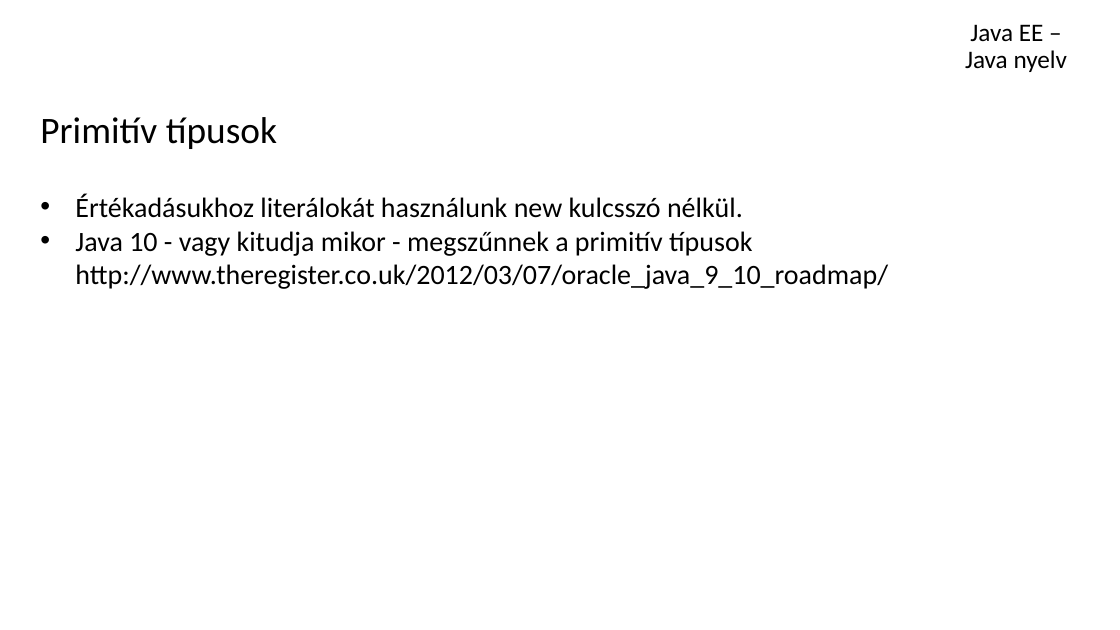
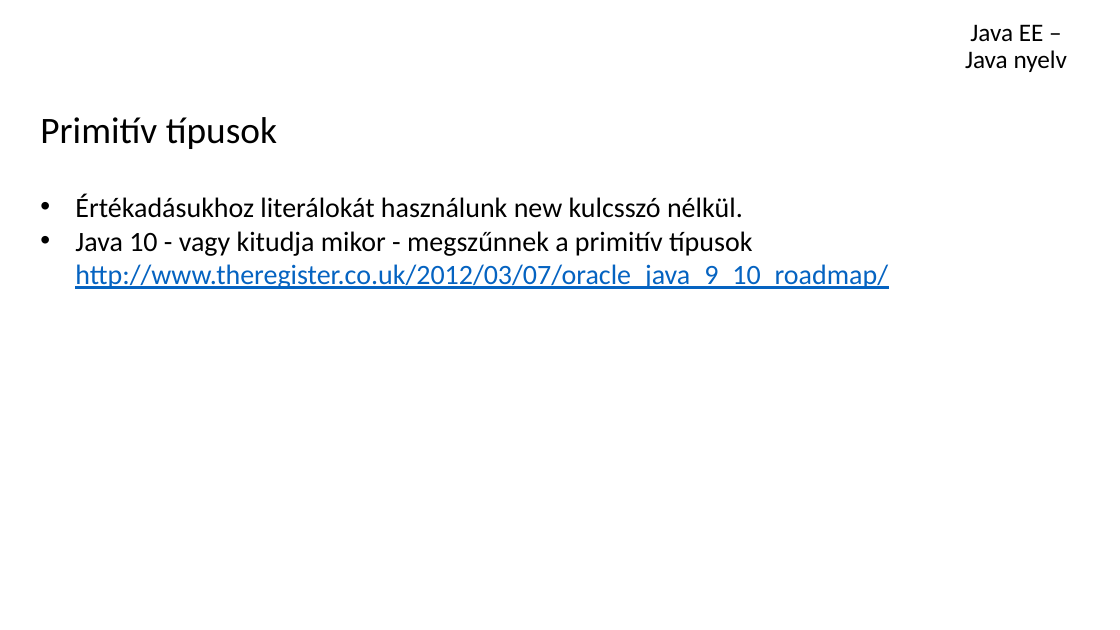
Before and after one commit to schonherz-java-ee-2016-spring/education, a slide deck: slide 5 of documentation/03_JavaAlapok/doc/14 Java alapok ismétlése - Java nyelvi elemek, változók, operátorok, vezérlési szerkezetek .pptx. Drawn at 1120x630 pixels with LibreOffice and Linux fonts; fonts in the diff are those of the drawing; background and template pictures are left out. Boxes give left, top, right and bottom in pixels: in the first picture for what was removed or moved away, otherwise in the second. Text is boxed around its words. In the diff, an @@ line names an element or a change of style, - is before the commit and + after.

Commit message:
Java alapok - tipo fixes

```diff
--- a/documentation/03_JavaAlapok/doc/14 Java alapok ismétlése - Java nyelvi elemek, változók, operátorok, vezérlési szerkezetek .pptx
+++ b/documentation/03_JavaAlapok/doc/14 Java alapok ismétlése - Java nyelvi elemek, változók, operátorok, vezérlési szerkezetek .pptx
@@ text at (x1=75, y1=231, x2=888, y2=289): text colour #000000 to #0563C1, underline on in "http://www.theregister.co.uk/2012/03/07/oracle_java_9_10_roa ..." @@
```
Also in this commit, not shown: 1 other slide changed, 3 other files.
